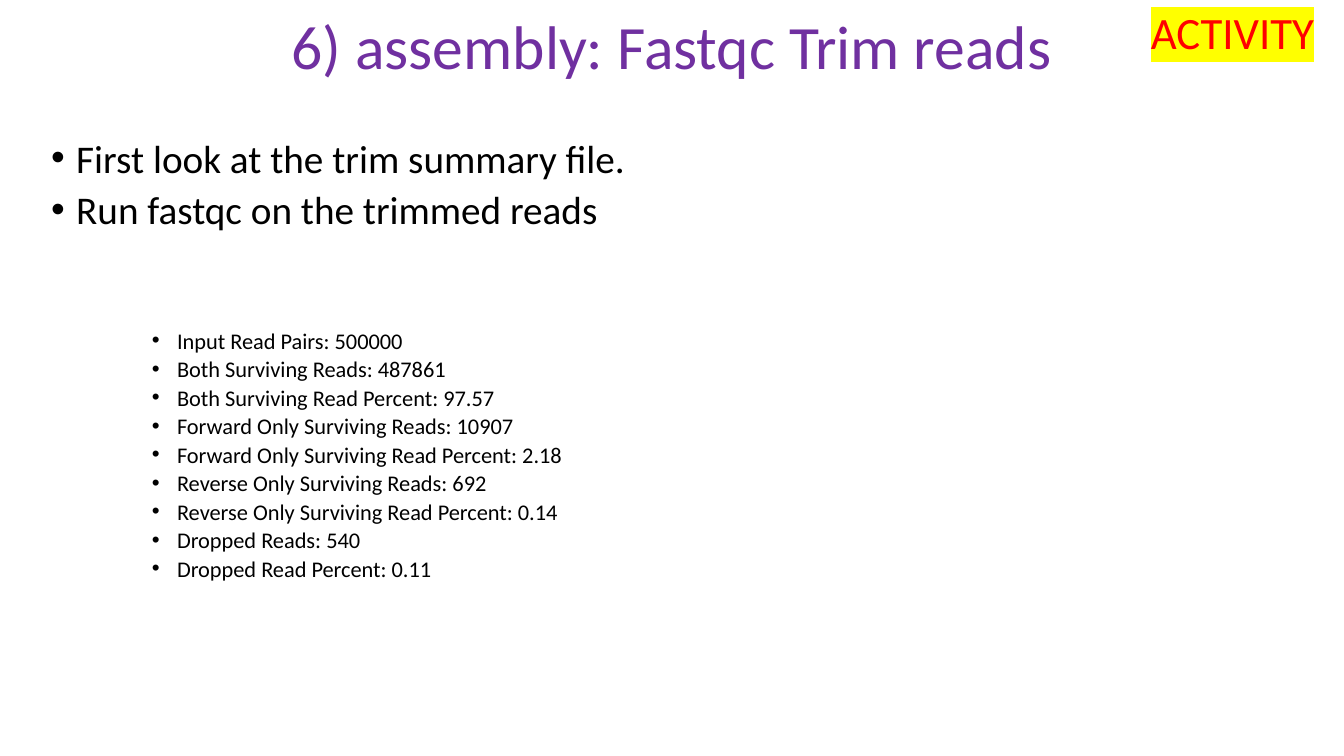
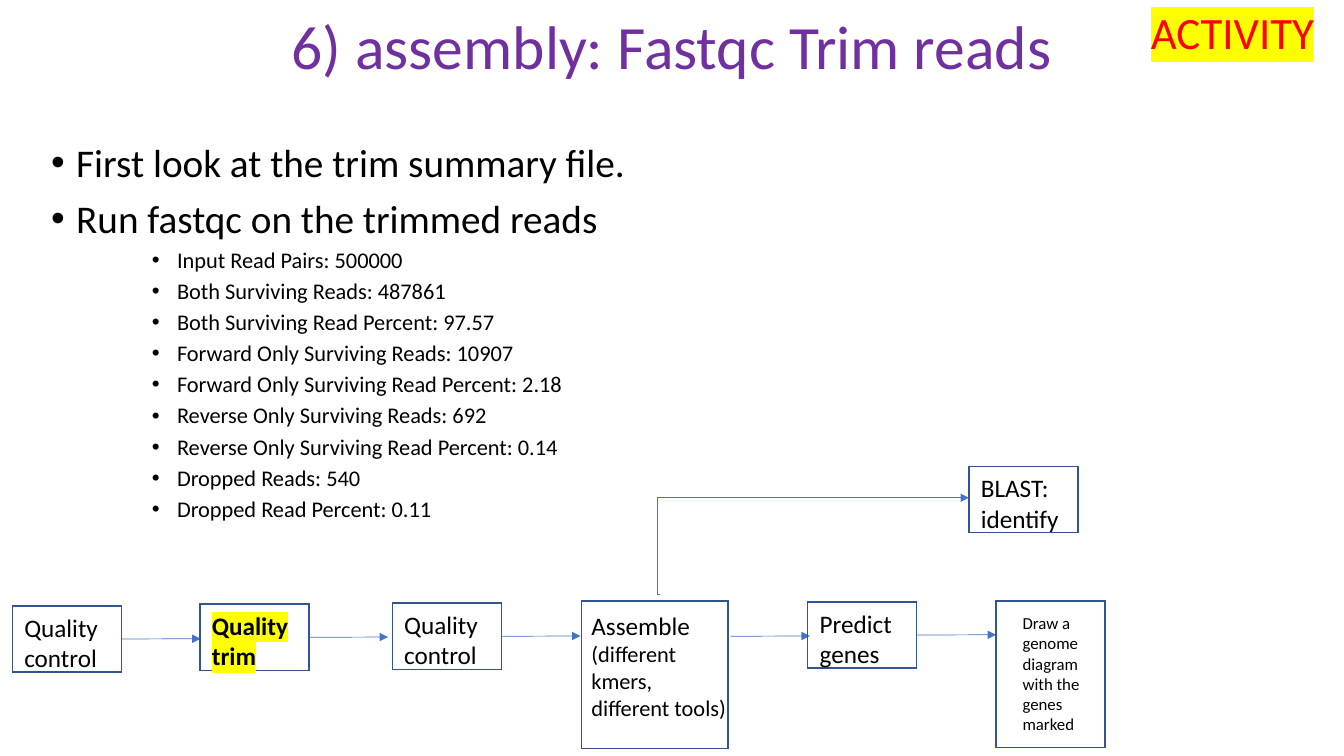
Before and after one commit to peterthorpe5/genome_assembly_workshop, a slide deck: slide 8 of powerpoint/6_assembly.pptx. Drawn at 1344x756 pixels with LibreOffice and Linux fonts; fonts in the diff are those of the drawing. Boxes give left, top, right and bottom in pixels: in the first picture for what was removed or moved away, otherwise in the second. Text is boxed around its words. In the diff, an @@ line names an element or a change of style, - is before the commit and + after.

```diff
--- a/powerpoint/6_assembly.pptx
+++ b/powerpoint/6_assembly.pptx
@@ text "First look at the trim ..." at [76, 149, 625, 521]: line spacing 0.8 to 0.9 @@
@@ rectangle added at [969, 467, 1078, 533], outline #325491 1 pt @@
@@ elbow arrow added from (660, 595) to (969, 498), #4472C4 0.5 pt @@
@@ text added at [981, 480, 1059, 533], 18 pt, text #000000 @@
+BLAST: identify
@@ rectangle added at [12, 606, 121, 673], outline #325491 1 pt @@
@@ text added at [24, 619, 98, 673], 18 pt, text #000000 @@
+Quality control
@@ rectangle added at [200, 604, 309, 670], outline #325491 1 pt @@
@@ text added at [212, 617, 288, 665], 18 pt, text #000000, bold @@
+Quality trim
@@ rectangle added at [392, 603, 501, 669], outline #325491 1 pt @@
@@ text added at [404, 616, 478, 670], 18 pt, text #000000 @@
+Quality control
@@ rectangle added at [582, 601, 729, 748], outline #325491 1 pt @@
@@ text added at [591, 617, 725, 719], 16 pt, text #000000 @@
+Assemble (different kmers, different tools)
@@ rectangle added at [808, 602, 917, 668], outline #325491 1 pt @@
@@ text added at [820, 615, 892, 669], 18 pt, text #000000 @@
+Predict genes
@@ rectangle added at [996, 601, 1105, 747], outline #325491 1 pt @@
@@ text added at [1023, 618, 1080, 730], 12 pt, text #000000 @@
+Draw a genome diagram with the genes marked
@@ arrow added from (121, 639) to (201, 639), #4472C4 0.5 pt @@
@@ arrow added from (309, 637) to (388, 637), #4472C4 0.5 pt @@
@@ arrow added from (501, 636) to (581, 636), #4472C4 0.5 pt @@
@@ arrow added from (731, 636) to (810, 636), #4472C4 0.5 pt @@
@@ arrow added from (918, 635) to (996, 635), #4472C4 0.5 pt @@
```
Also in this commit, not shown: 7 other slides changed, 2 other files.
